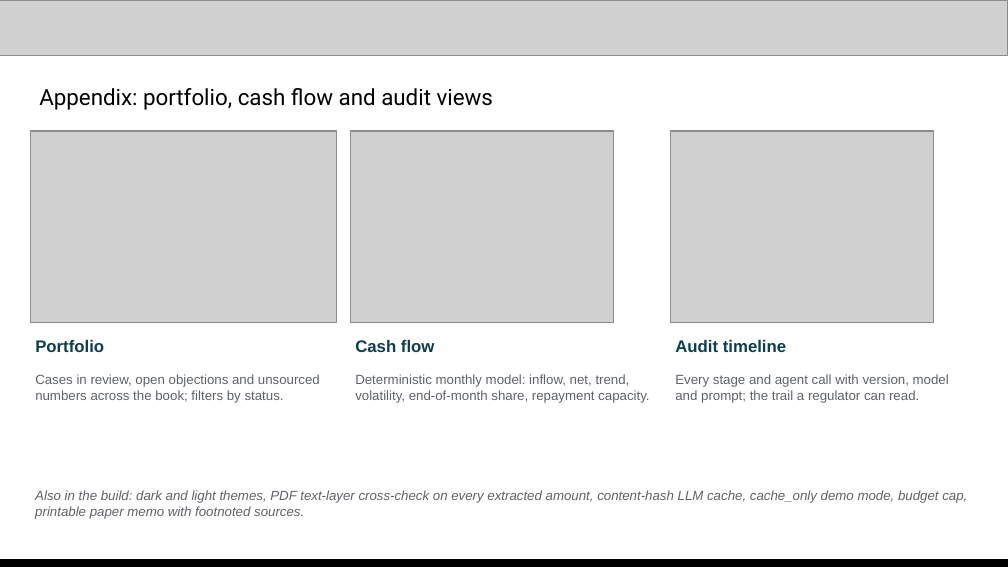
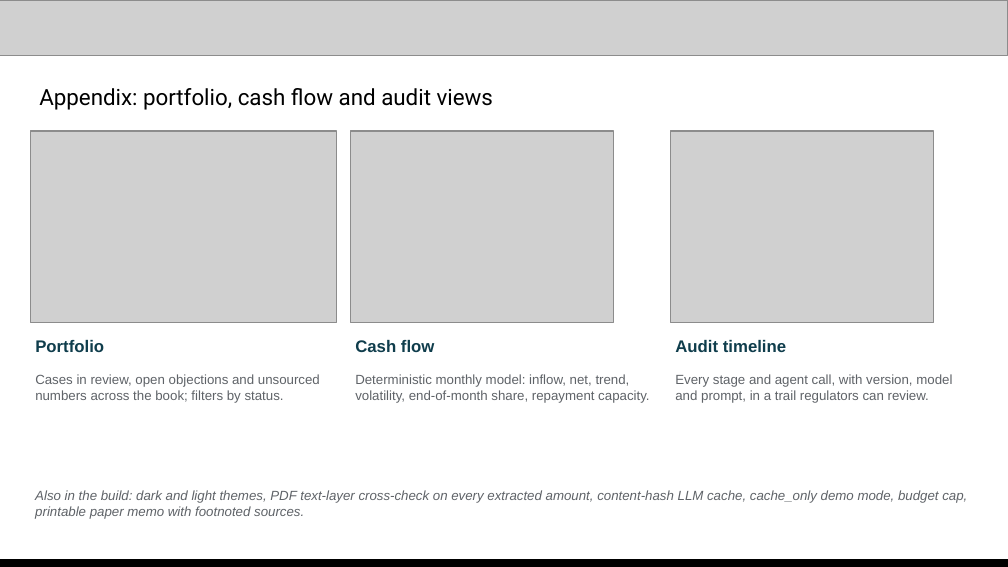
Before and after one commit to changhyeonnam/ghack, a slide deck: slide 16 of presentation/LedgerLens_AI_Builder_Cup_Submission.pptx. Drawn at 1008x567 pixels with LibreOffice and Linux fonts; fonts in the diff are those of the drawing; grey boxes stand for pictures. Boxes give left, top, right and bottom in pixels: in the first picture for what was removed or moved away, otherwise in the second. Text is boxed around its words. In the diff, an @@ line names an element or a change of style, - is before the commit and + after.

Commit message:
Copy edit README and deck text; strip image metadata; budget cap wording
- README and deck copy reads more naturally; numbers, names, URLs and code unchanged.
- Remove embedded tool metadata from screenshot and diagram images (pixels unchanged).
- Tech slide: the USD cap is shared by all instances (persisted), not per process.

```diff
--- a/presentation/LedgerLens_AI_Builder_Cup_Submission.pptx
+++ b/presentation/LedgerLens_AI_Builder_Cup_Submission.pptx
@@ text at box(675, 374, 952, 403): text changed @@
-Every stage and agent call with version, model and prompt; the trail a regulator can read.
+Every stage and agent call, with version, model and prompt, in a trail regulators can review.
```
Also in this commit, not shown: 12 other slides changed, 15 other files.
